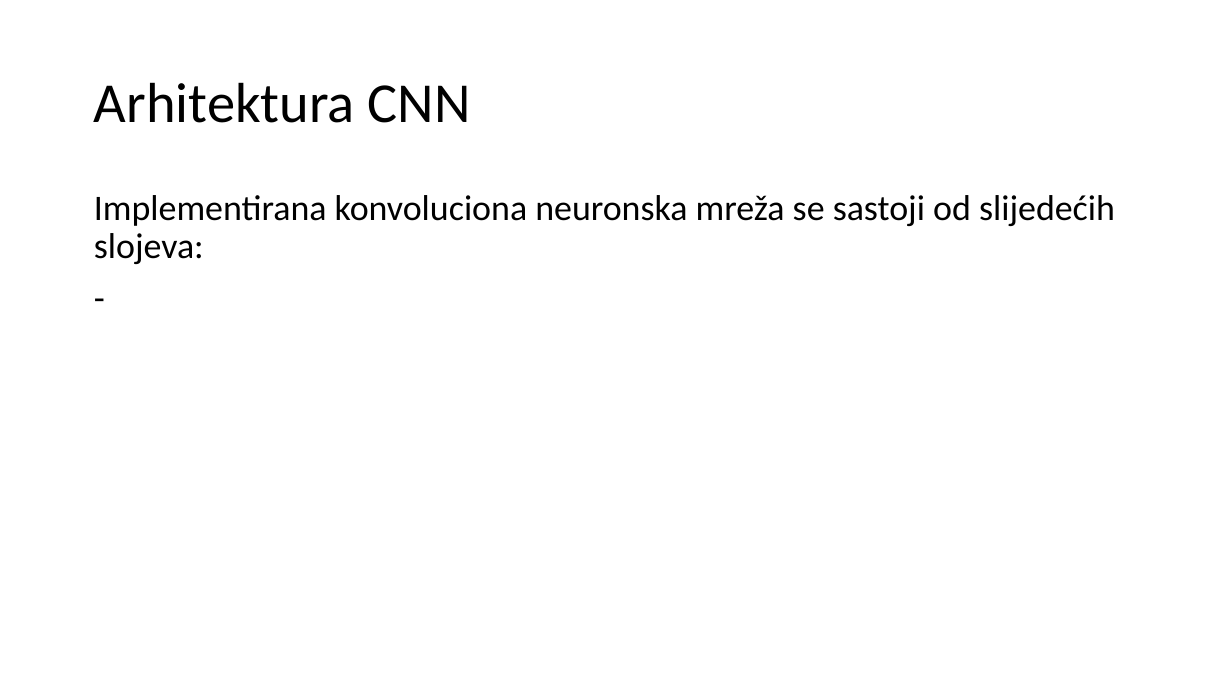
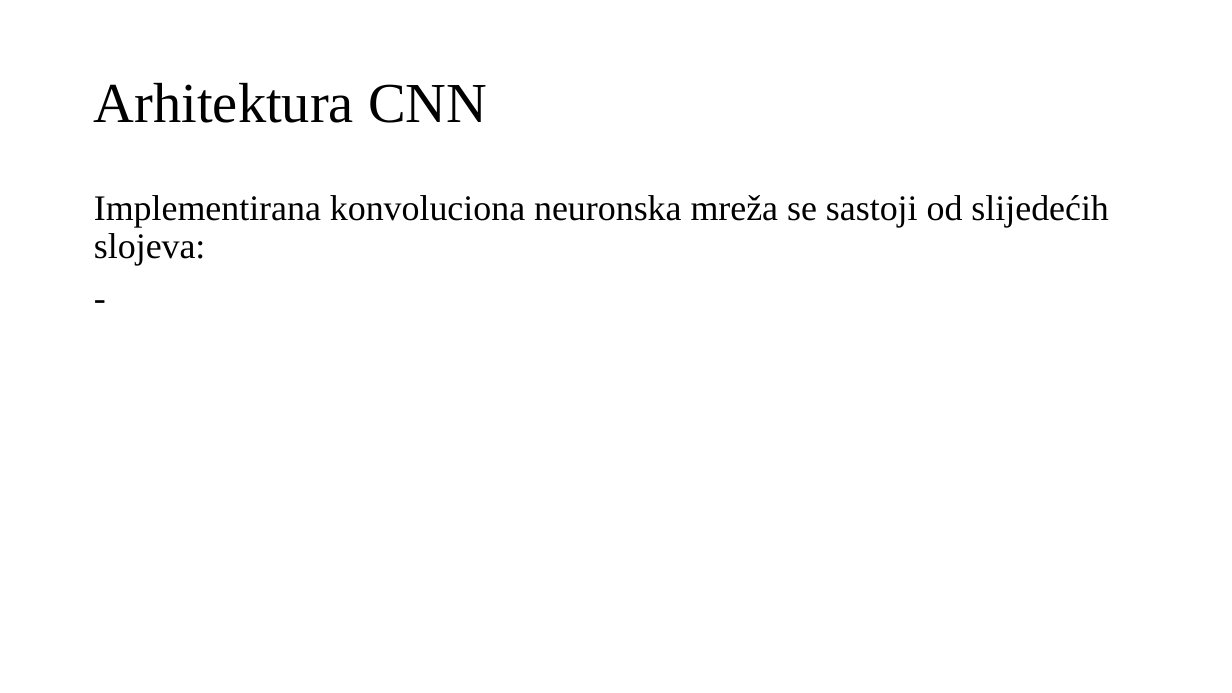
Before and after one commit to omarkurtovic/ml-dotnet-vs-python, a slide deck: slide 7 of Presentation/Komparativna analiza ML metodologija.pptx (slide 6 before the commit). Drawn at 1232x693 pixels with LibreOffice and Linux fonts; fonts in the diff are those of the drawing. Boxes give left, top, right and bottom in pixels: in the first picture for what was removed or moved away, otherwise in the second. Text is boxed around its words. In the diff, an @@ line names an element or a change of style, - is before the commit and + after.

```diff
--- a/Presentation/Komparativna analiza ML metodologija.pptx
+++ b/Presentation/Komparativna analiza ML metodologija.pptx
@@ title "Arhitektura CNN" at bbox=[94, 82, 487, 123]: font Calibri to Times New Roman @@
@@ text "Implementirana konvoluciona neuronska mreža se ..." at bbox=[94, 195, 1108, 266]: font Calibri to Times New Roman @@
```
Also in this commit, not shown: 2 other slides changed, 1 slide added, 2 other files.
